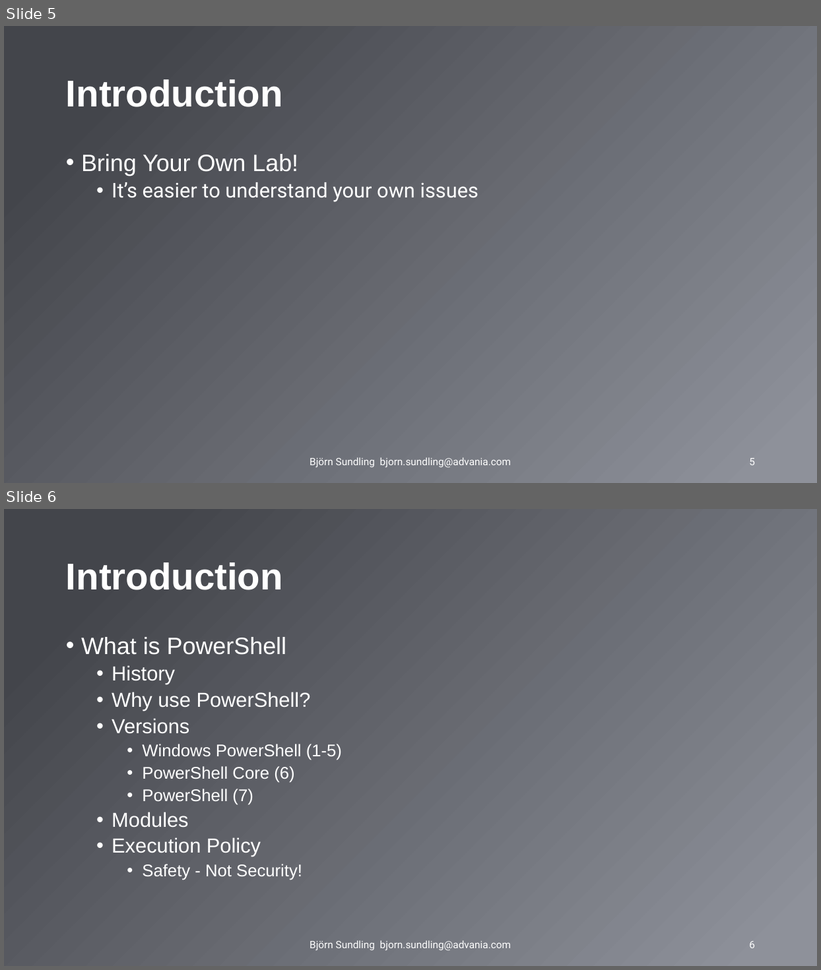
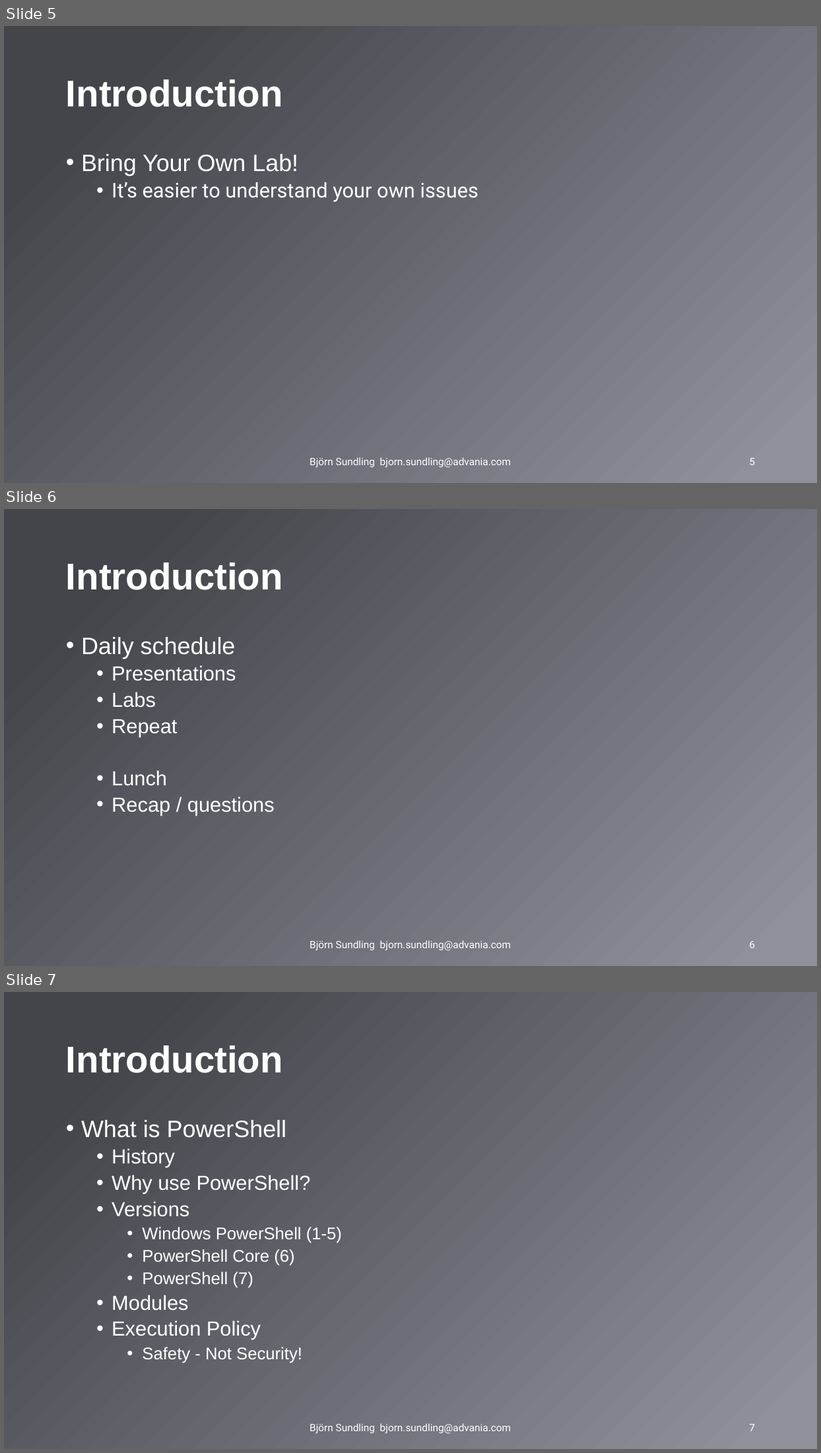
Before and after one commit to AdvaniaSE/PowerShellFundamentals, a slide deck: PowerShell Fundamentals.pptx. Shown one above the other, each under a label of ours: slides 5 and 6 before the commit, slides 5, 6 and 7 after it. The pictures are 821x970 and 821x1453 pixels, drawn with LibreOffice and Linux fonts; fonts in the diff are those of the drawing; background and template pictures are left out. Boxes give left, top, right and bottom in pixels: in the first picture for what was removed or moved away, otherwise in the second. Text is boxed around its words. In the diff, an @@ line names an element or a change of style, - is before the commit and + after.

```diff
--- a/PowerShell Fundamentals.pptx
+++ b/PowerShell Fundamentals.pptx
@@ slide 6 added at <box>4,509,817,966</box>, background gradient #43454B to #8E919A @@
@@ title added at <box>66,562,283,590</box>, 44 pt, text #FFFFFF, bold @@
+Introduction
@@ text added at <box>81,637,275,815</box>, 24 pt, text #FFFFFF @@
+• Daily schedule
+  • Presentations
+  • Labs
+  • Repeat
+  • Lunch
+  • Recap / questions
@@ text added at <box>310,941,511,951</box>, 12 pt, text #FFFFFF @@
+Björn Sundling bjorn.sundling@advania.com
@@ page number added at <box>749,941,755,949</box>, 12 pt, text #FFFFFF @@
+6
@@ what was slide 6 is now slide 7 @@
@@ page number at <box>749,1424,755,1432</box>: text changed @@
-6
+7
```
Also in this commit, not shown: 5 slides changed, 3 other slides added.
